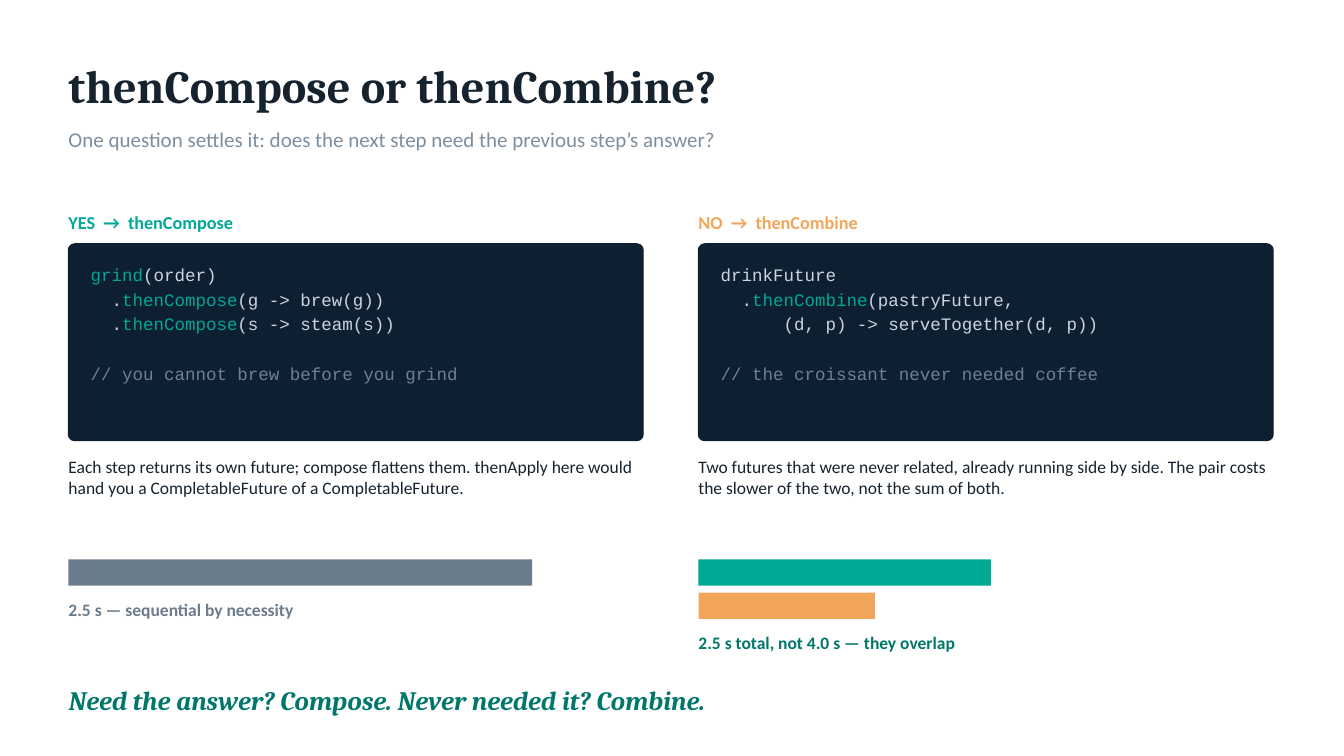
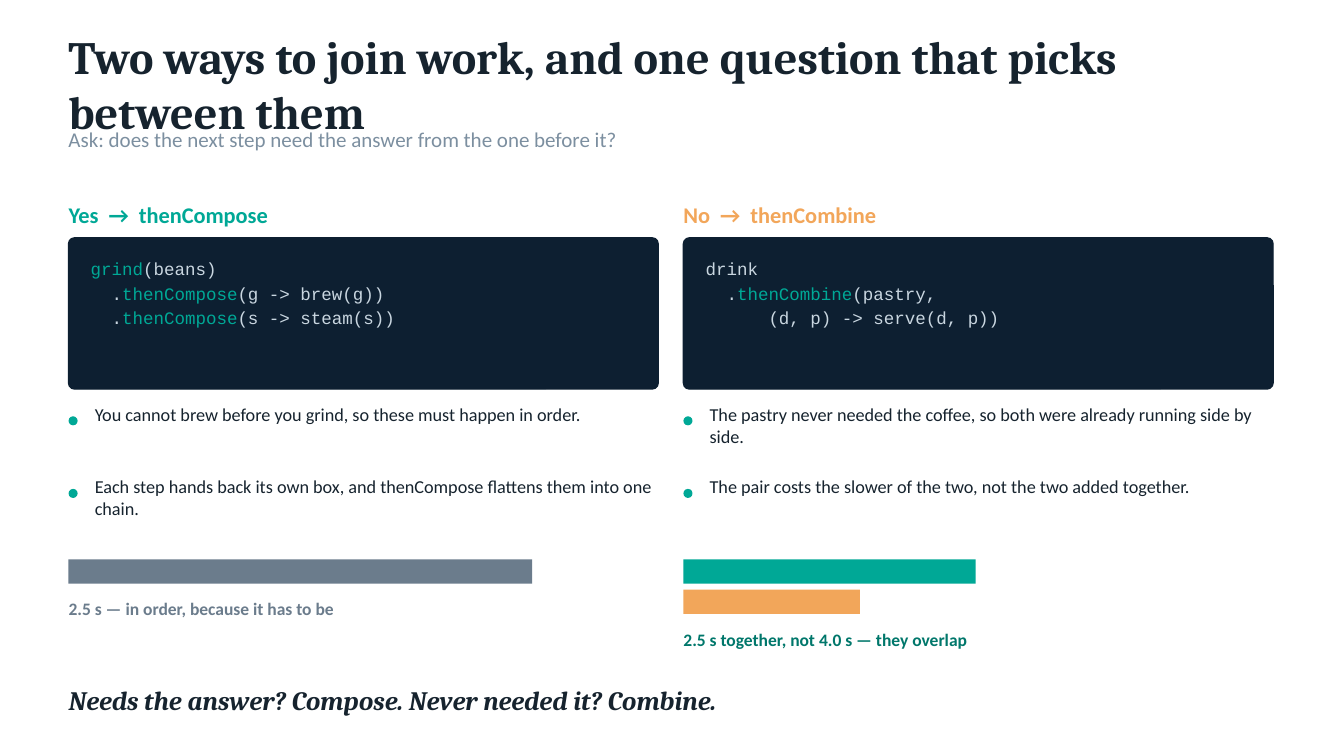
Before and after one commit to techadnank9/completablefuture-demo, a slide deck: slide 6 of CompletableFuture-Presentation.pptx (slide 8 before the commit). Drawn at 1344x756 pixels with LibreOffice and Linux fonts; fonts in the diff are those of the drawing. Boxes give left, top, right and bottom in pixels: in the first picture for what was removed or moved away, otherwise in the second. Text is boxed around its words. In the diff, an @@ line names an element or a change of style, - is before the commit and + after.

```diff
--- a/CompletableFuture-Presentation.pptx
+++ b/CompletableFuture-Presentation.pptx
@@ text at box(68, 42, 1117, 139): text changed @@
-thenCompose or thenCombine?
+Two ways to join work, and one question that picks between them
@@ text at box(68, 132, 617, 151): text changed @@
-One question settles it: does the next step need the previous step’s answer?
+Ask: does the next step need the answer from the one before it?
@@ text at box(69, 207, 268, 227): text changed; size 13 to 16 pt @@
-YES → thenCompose
+Yes → thenCompose
@@ text at box(683, 207, 876, 223): text changed; size 13 to 16 pt @@
-NO → thenCombine
+No → thenCombine
@@ rounded rectangle: place and size @@
-rounded rectangle at box(69, 244, 643, 441)
+rounded rectangle at box(69, 238, 658, 389)
@@ rounded rectangle at box(69, 238, 658, 389): proportions changed @@
@@ rounded rectangle at box(684, 238, 1273, 389): proportions changed @@
@@ rounded rectangle: place and size @@
-rounded rectangle at box(699, 244, 1273, 441)
+rounded rectangle at box(684, 238, 1273, 389)
@@ text at box(91, 263, 217, 279): text changed @@
-grind(order)
+grind(beans)
@@ text at box(706, 263, 999, 328): text changed @@
-drinkFuture
-.thenCombine(pastryFuture,
-(d, p) -> serveTogether(d, p))
-// the croissant never needed coffee
+drink
+.thenCombine(pastry,
+(d, p) -> serve(d, p))
@@ text at box(122, 368, 457, 384): paragraph removed @@
-// you cannot brew before you grind
@@ ellipse added at box(69, 416, 78, 425), fill #00A896 @@
@@ text added at box(95, 408, 580, 424), 13 pt, text #16232E @@
+You cannot brew before you grind, so these must happen in order.
@@ ellipse added at box(684, 416, 693, 425), fill #00A896 @@
@@ text added at box(710, 408, 1252, 443), 13 pt, text #16232E @@
+The pastry never needed the coffee, so both were already running side by side.
@@ ellipse added at box(69, 489, 78, 498), fill #00A896 @@
@@ text at box(95, 480, 651, 515): text changed; size 12.5 to 13 pt @@
-Each step returns its own future; compose flattens them. thenApply here would hand you a CompletableFuture of a CompletableFuture.
+Each step hands back its own box, and thenCompose flattens them into one chain.
@@ ellipse added at box(684, 489, 693, 498), fill #00A896 @@
@@ text at box(710, 480, 1190, 496): text changed; size 12.5 to 13 pt @@
-Two futures that were never related, already running side by side. The pair costs the slower of the two, not the sum of both.
+The pair costs the slower of the two, not the two added together.
@@ rectangle: place and size @@
-rectangle at box(699, 560, 991, 586)
+rectangle at box(684, 560, 976, 584)
@@ rectangle: place and size @@
-rectangle at box(699, 593, 875, 619)
+rectangle at box(684, 590, 860, 614)
@@ text at box(69, 602, 334, 617): text changed @@
-2.5 s — sequential by necessity
+2.5 s — in order, because it has to be
@@ text at box(683, 633, 967, 649): text changed @@
-2.5 s total, not 4.0 s — they overlap
+2.5 s together, not 4.0 s — they overlap
@@ text at box(69, 691, 716, 716): text changed; text colour #00776B to #16232E @@
-Need the answer? Compose. Never needed it? Combine.
+Needs the answer? Compose. Never needed it? Combine.
```
Also in this commit, not shown: 6 other slides changed, 1 slide added, 4 slides removed, 2 other files.
